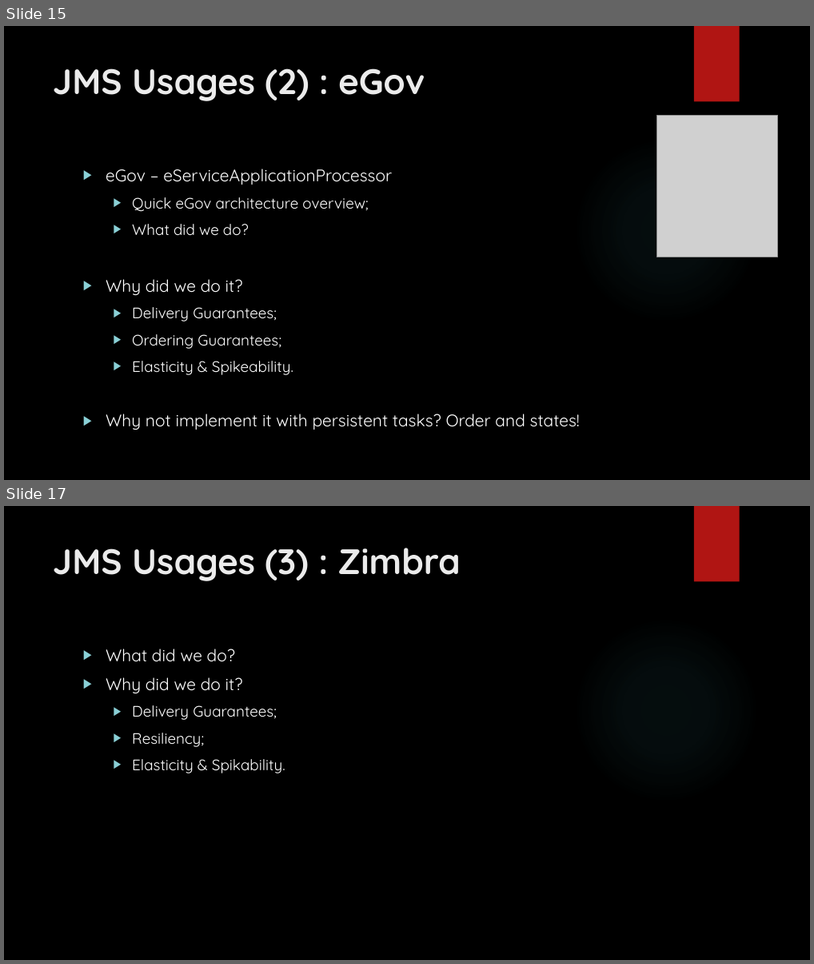
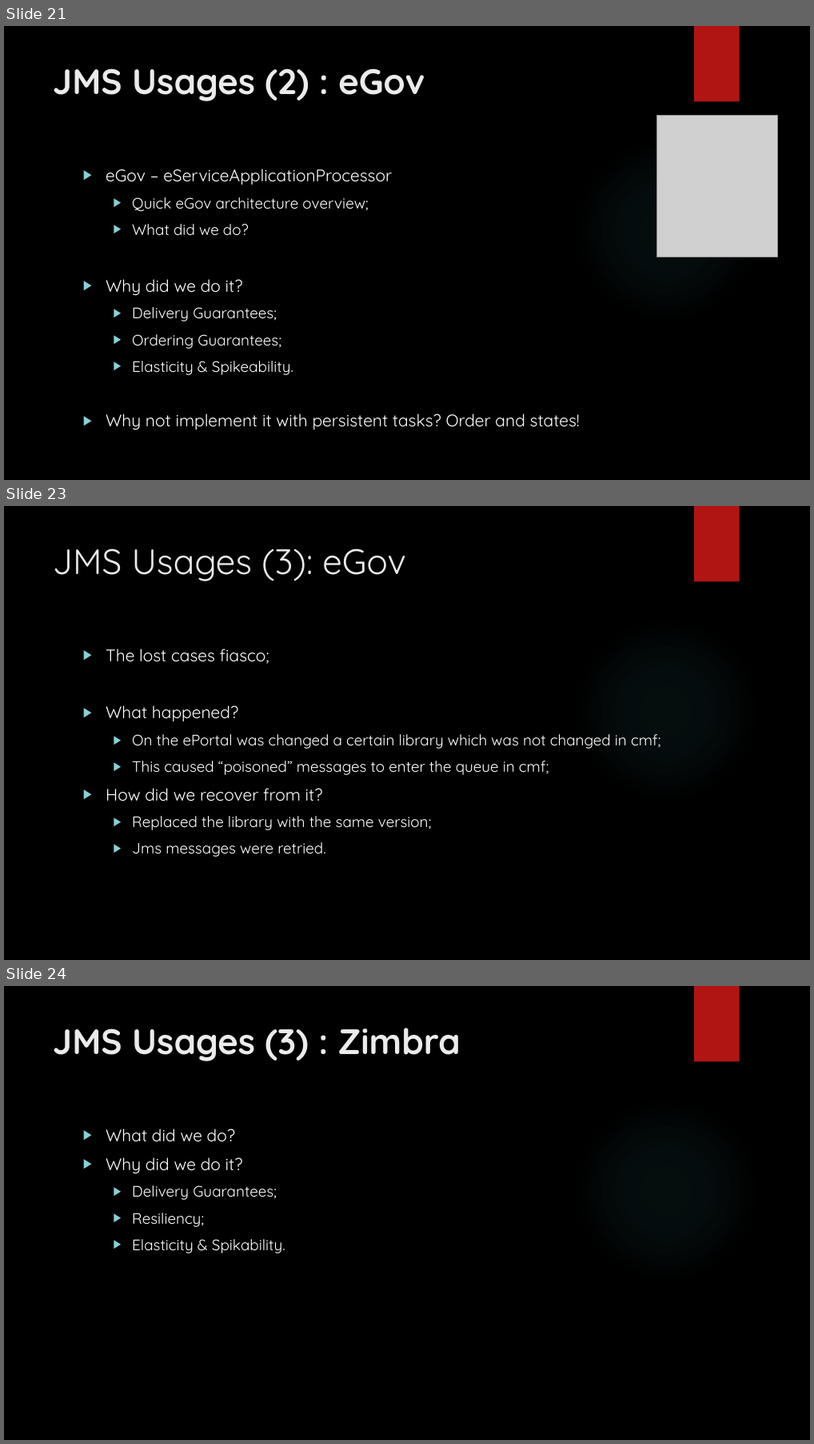
Before and after one commit to ivorusev/jms-tutorial-resources, a slide deck: jms-basics-day-one.pptx. Shown one above the other, each under a label of ours: slides 15 and 17 before the commit, slides 21, 23 and 24 after it; the slides between them are not shown. The pictures are 814x964 and 814x1444 pixels, drawn with LibreOffice and Linux fonts; fonts in the diff are those of the drawing; grey boxes stand for pictures; background and template pictures are left out. Boxes give left, top, right and bottom in pixels: in the first picture for what was removed or moved away, otherwise in the second. Text is boxed around its words. In the diff, an @@ line names an element or a change of style, - is before the commit and + after.

```diff
--- a/jms-basics-day-one.pptx
+++ b/jms-basics-day-one.pptx
@@ slide 23 added at (x1=4, y1=506, x2=810, y2=960), background picture (left out); not listed: 2 template elements that a slide beside it also shows @@
@@ title added at (x1=53, y1=548, x2=406, y2=581), 42 pt, text #EBEBEB @@
+JMS Usages (3): eGov
@@ text added at (x1=106, y1=648, x2=661, y2=856), 18 pt, text #FFFFFF @@
+▶ The lost cases fiasco;
+▶ What happened?
+  ▶ On the ePortal was changed a certain library which was not changed in cmf;
+  ▶ This caused “poisoned” messages to enter the queue in cmf;
+▶ How did we recover from it?
+  ▶ Replaced the library with the same version;
+  ▶ Jms messages were retried.
@@ what was slide 15 is now slide 21 @@
@@ what was slide 17 is now slide 24 @@
```
Also in this commit, not shown: 12 slides changed, 6 other slides added, 1 slide removed, 2 other files.
